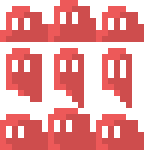
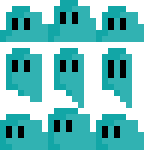
Layers edited between the first and the second 144 × 150 image:
pixels changed over [left=0, top=0, right=144, bottom=150] (layer not identified)
